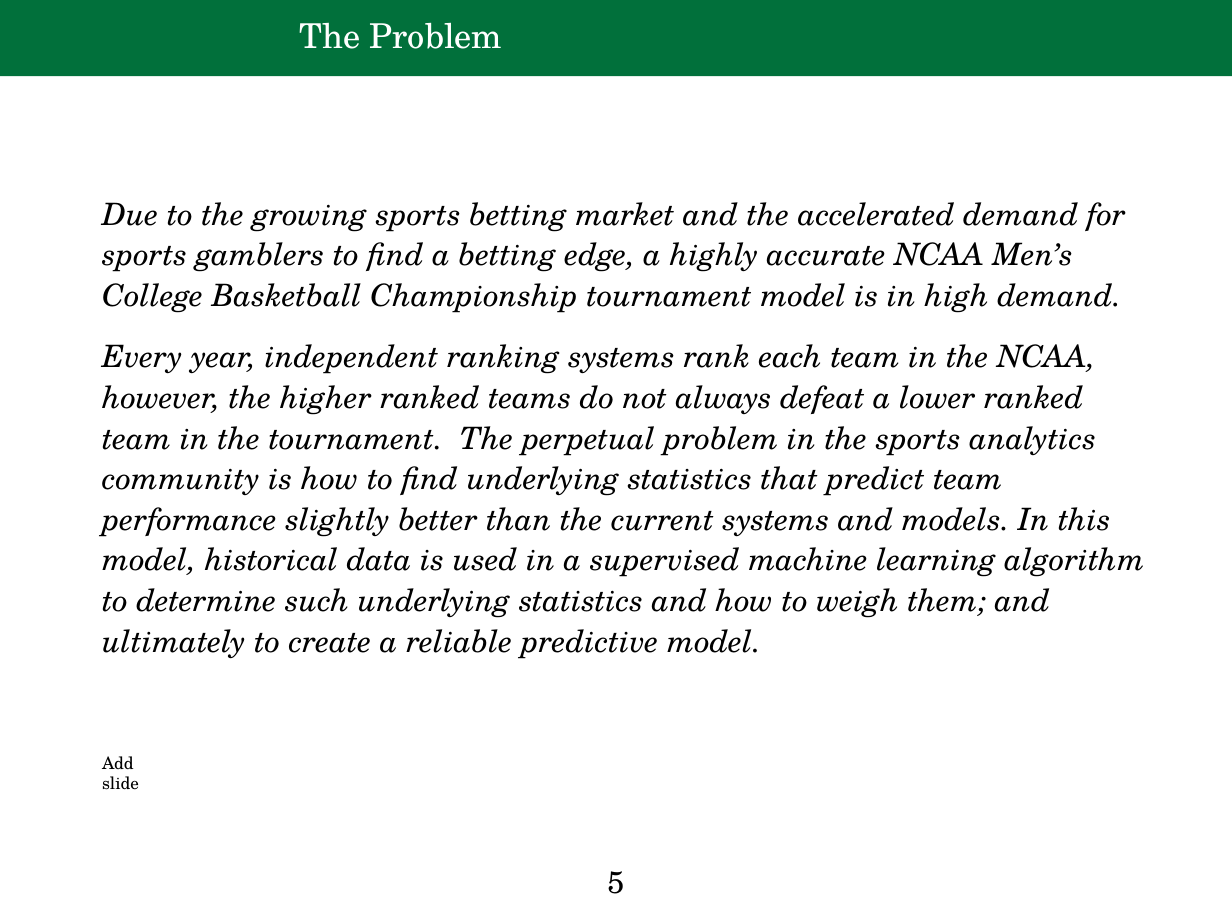
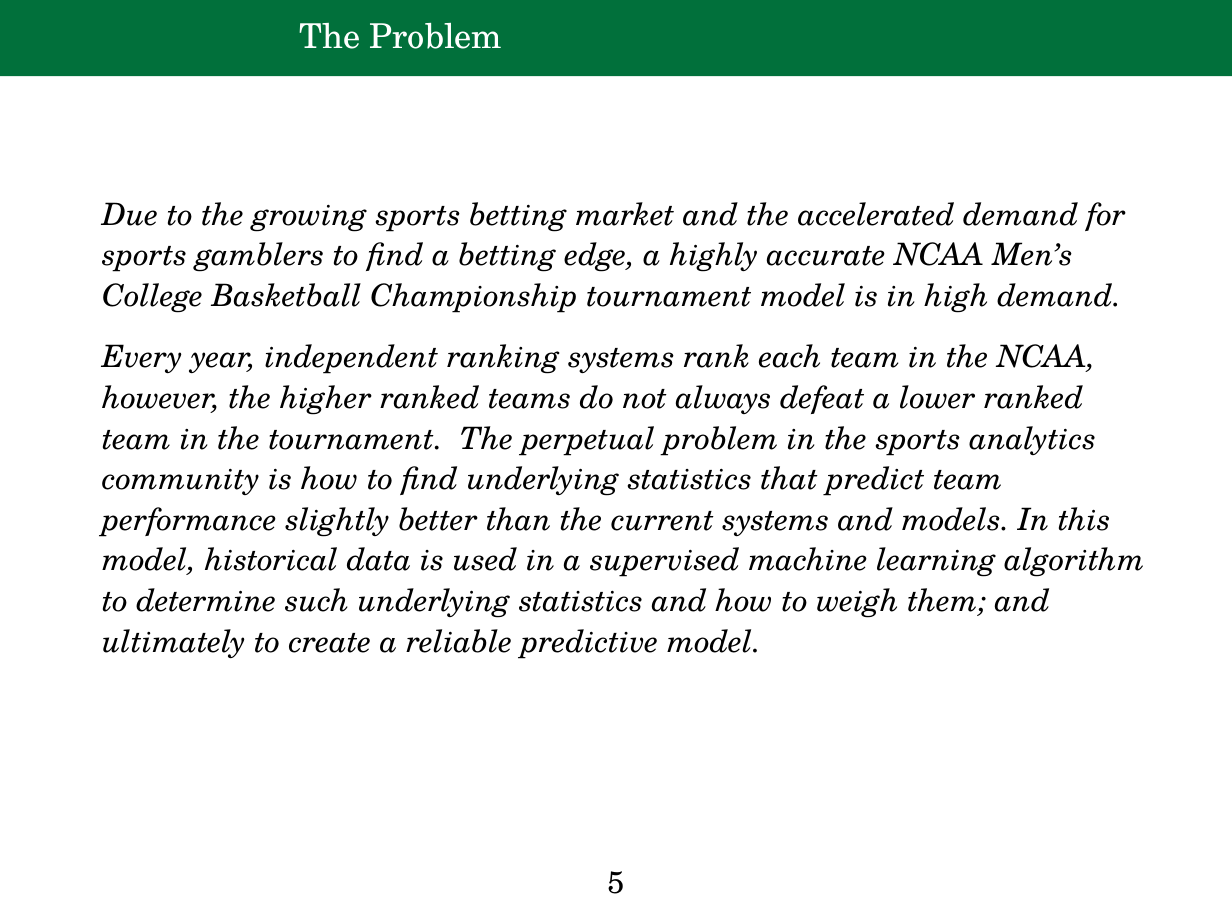
Before and after one commit to pforza/March_Madness_Predictor, a slide deck: slide 5 of Final_Project_Presentation_Forzaglia.pptx. Drawn at 1232x924 pixels with LibreOffice and Linux fonts; fonts in the diff are those of the drawing; background and template pictures are left out. Boxes give left, top, right and bottom in pixels: in the first picture for what was removed or moved away, otherwise in the second. Text is boxed around its words. In the diff, an @@ line names an element or a change of style, - is before the commit and + after.

```diff
--- a/Final_Project_Presentation_Forzaglia.pptx
+++ b/Final_Project_Presentation_Forzaglia.pptx
@@ text removed at box(102, 756, 139, 790) @@
-Add slide
```
Also in this commit, not shown: 22 other slides changed, 3 slides added, 2 slides removed.
